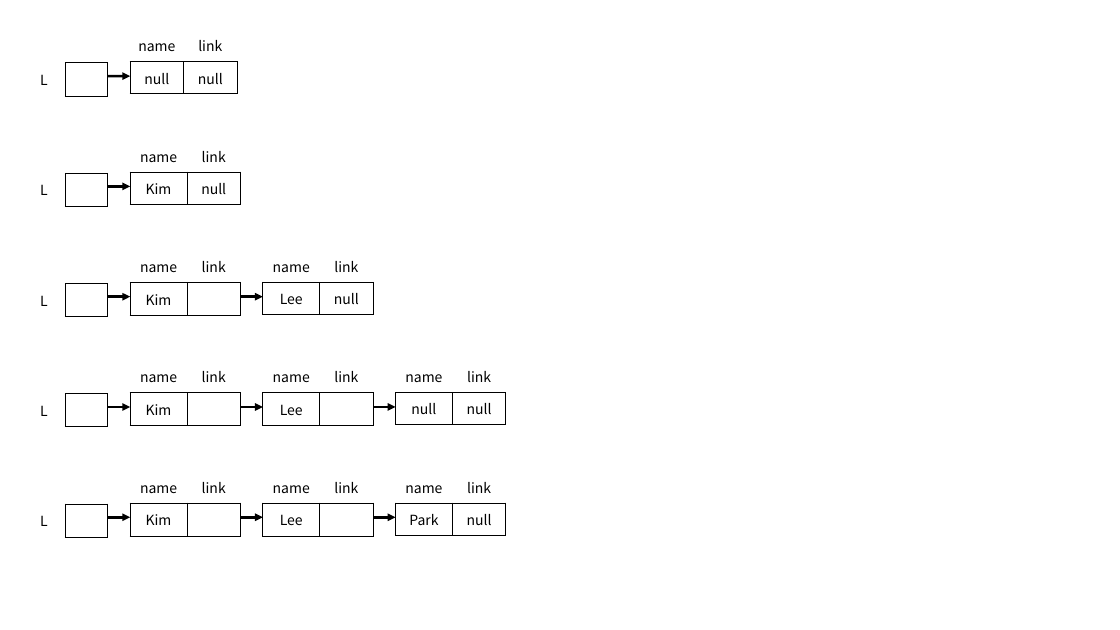
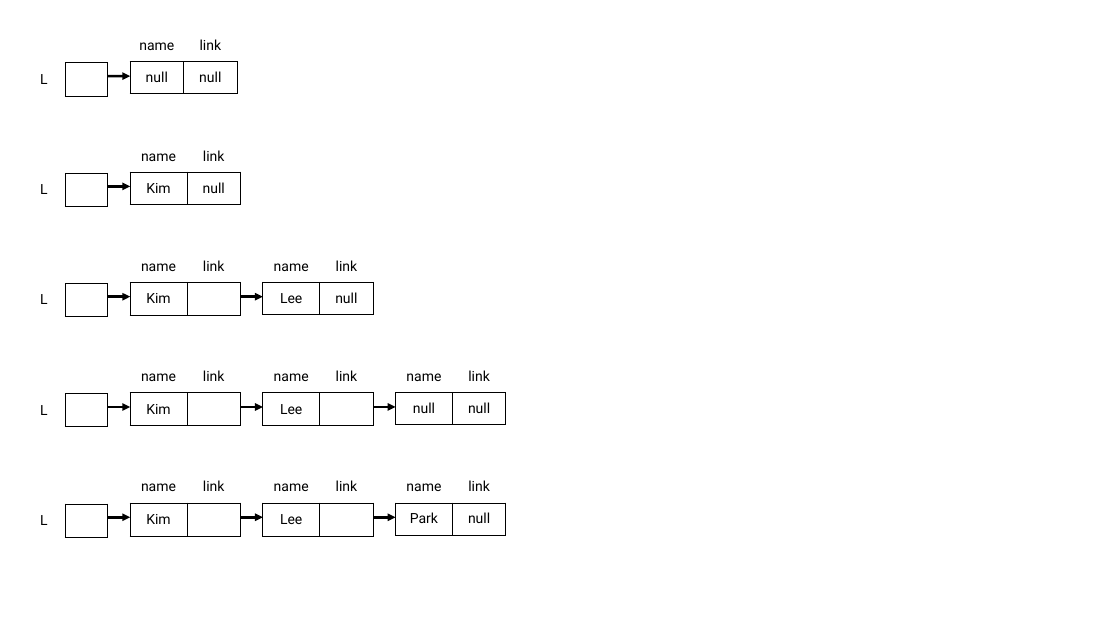
Before and after one commit to Rap0d/rap0d.github.io, a slide deck: slide 12 of assets/form/matrix.pptx. Drawn at 1120x630 pixels with LibreOffice and Linux fonts; fonts in the diff are those of the drawing. Boxes give left, top, right and bottom in pixels: in the first picture for what was removed or moved away, otherwise in the second. Text is boxed around its words. In the diff, an @@ line names an element or a change of style, - is before the commit and + after.

```diff
--- a/assets/form/matrix.pptx
+++ b/assets/form/matrix.pptx
@@ table at (23,30,108,94) @@
@@ font Noto Sans CJK KR to Roboto @@
@@ table at (130,30,238,94) @@
@@ font Noto Sans CJK KR to Roboto @@
@@ table at (23,140,108,204) @@
@@ font Noto Sans CJK KR to Roboto @@
@@ table at (130,140,241,204) @@
@@ font Noto Sans CJK KR to Roboto @@
@@ table at (23,250,108,314) @@
@@ font Noto Sans CJK KR to Roboto @@
@@ table at (130,250,241,314) @@
@@ font Noto Sans CJK KR to Roboto @@
@@ table at (263,250,374,314) @@
@@ font Noto Sans CJK KR to Roboto @@
@@ table at (23,360,108,424) @@
@@ font Noto Sans CJK KR to Roboto @@
@@ table at (130,360,241,424) @@
@@ font Noto Sans CJK KR to Roboto @@
@@ table at (263,360,374,424) @@
@@ font Noto Sans CJK KR to Roboto @@
@@ table at (396,360,507,424) @@
@@ font Noto Sans CJK KR to Roboto @@
@@ table at (23,471,108,535) @@
@@ font Noto Sans CJK KR to Roboto @@
@@ table at (130,471,241,535) @@
@@ font Noto Sans CJK KR to Roboto @@
@@ table at (263,471,374,535) @@
@@ font Noto Sans CJK KR to Roboto @@
@@ table at (396,471,507,535) @@
@@ font Noto Sans CJK KR to Roboto @@
```
Also in this commit, not shown: 16 other slides changed, 1 slide added, 2 other files.
